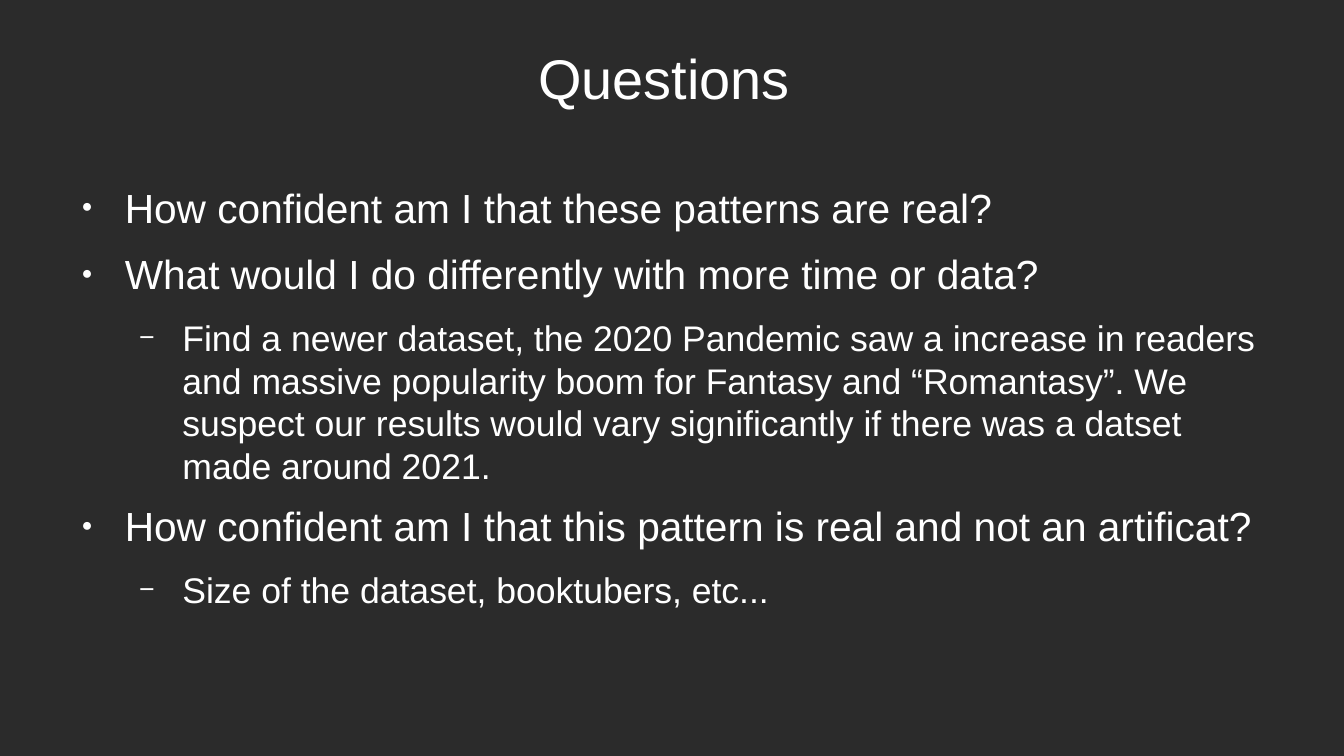
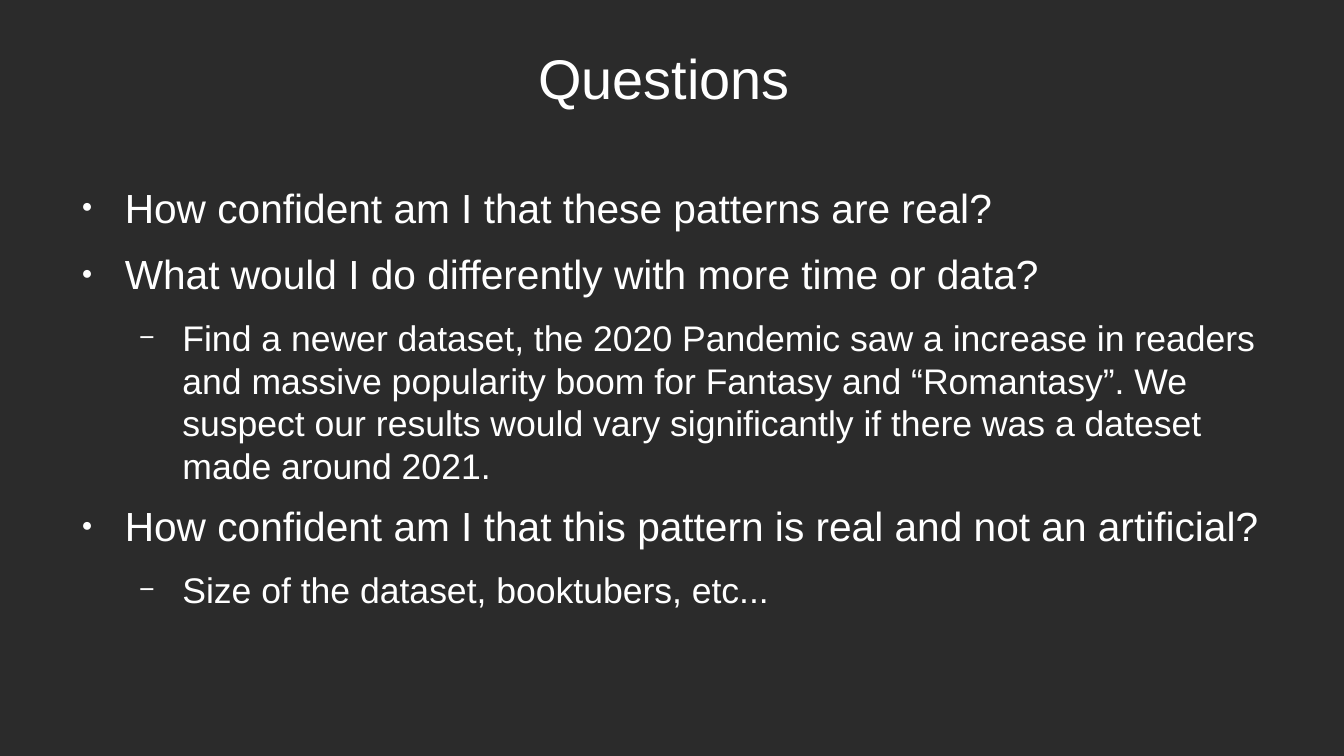
Before and after one commit to crystalstorm466/cs4412-project, a slide deck: slide 15 of docs/CS4412_David_Holland_Slides.odp. Drawn at 1344x756 pixels with LibreOffice and Linux fonts; fonts in the diff are those of the drawing; background and template pictures are left out; a plain dark background stands for a picture behind light text. Boxes give left, top, right and bottom in pixels: in the first picture for what was removed or moved away, otherwise in the second. Text is boxed around its words. In the diff, an @@ line names an element or a change of style, - is before the commit and + after.

```diff
--- a/docs/CS4412_David_Holland_Slides.odp
+++ b/docs/CS4412_David_Holland_Slides.odp
@@ text at (125,325,1258,549): text changed @@
-  − Find a newer dataset, the 2020 Pandemic saw a increase in readers and massive popularity boom for Fantasy and “Romantasy”. We suspect our results would vary significantly if there was a datset made around 2021.
-● How confident am I that this pattern is real and not an artificat?
+  − Find a newer dataset, the 2020 Pandemic saw a increase in readers and massive popularity boom for Fantasy and “Romantasy”. We suspect our results would vary significantly if there was a dateset made around 2021.
+● How confident am I that this pattern is real and not an artificial?
```
Also in this commit, not shown: 5 other slides changed, 1 other file.
